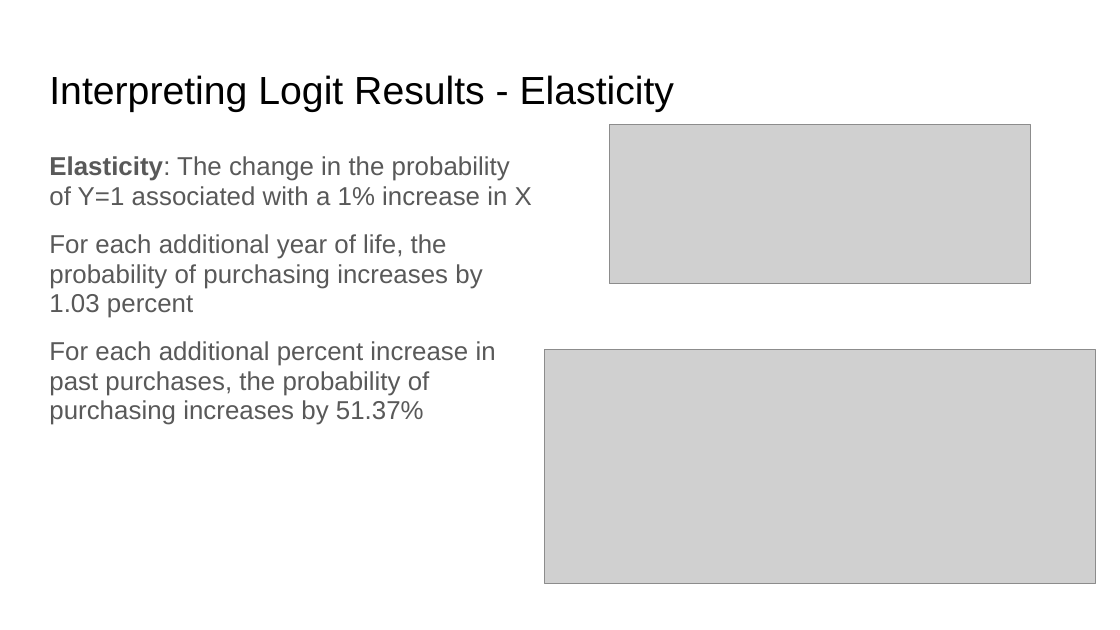
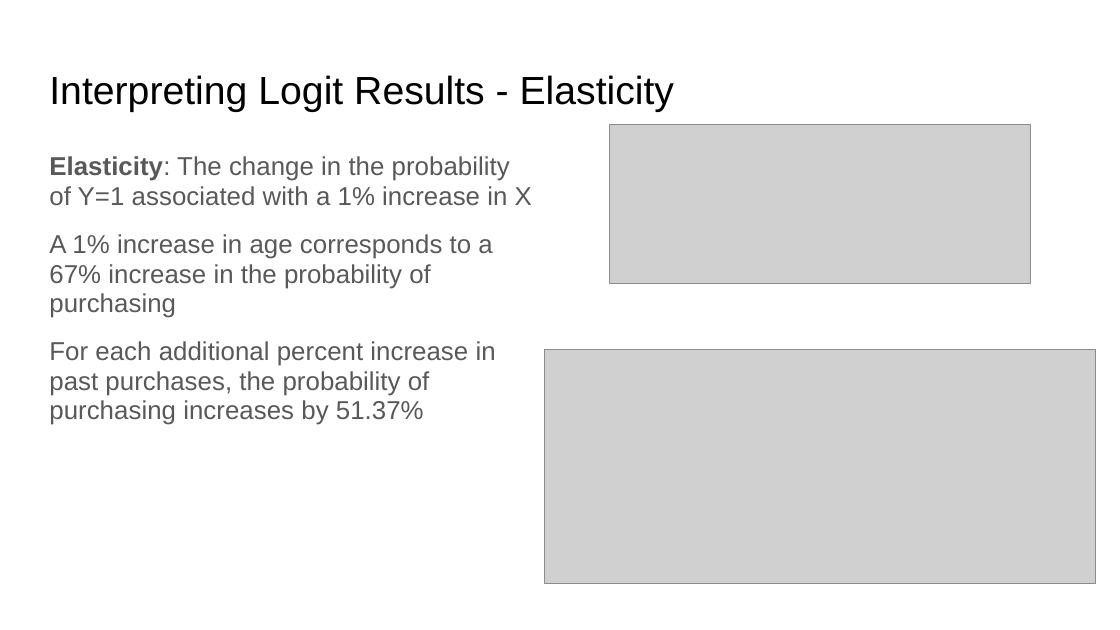
Before and after one commit to rjwrobel86/Python4Statistics, a slide deck: slide 13 of Non-Python Stats Stuff/Slides/Logistic Regression.pptx (slide 14 before the commit). Drawn at 1120x630 pixels with LibreOffice and Linux fonts; fonts in the diff are those of the drawing; grey boxes stand for pictures. Boxes give left, top, right and bottom in pixels: in the first picture for what was removed or moved away, otherwise in the second. Text is boxed around its words. In the diff, an @@ line names an element or a change of style, - is before the commit and + after.

```diff
--- a/Non-Python Stats Stuff/Slides/Logistic Regression.pptx
+++ b/Non-Python Stats Stuff/Slides/Logistic Regression.pptx
@@ text at (49,234,492,318): text changed @@
-For each additional year of life, the probability of purchasing increases by 1.03 percent
+A 1% increase in age corresponds to a 67% increase in the probability of purchasing
```
Also in this commit, not shown: 2 other slides changed, 1 slide added, 27 other files.
